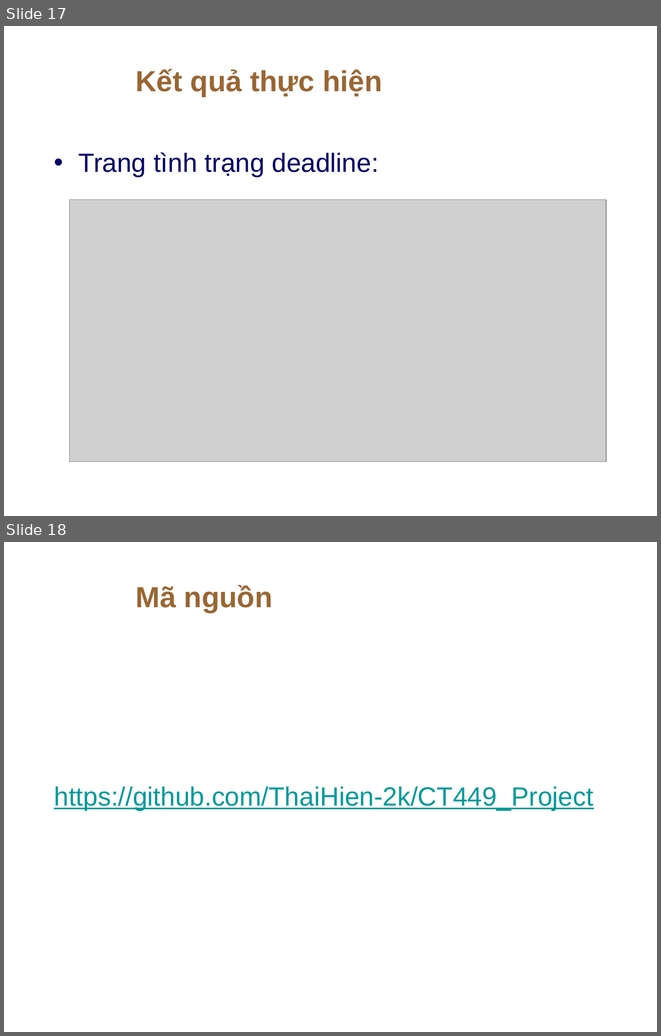
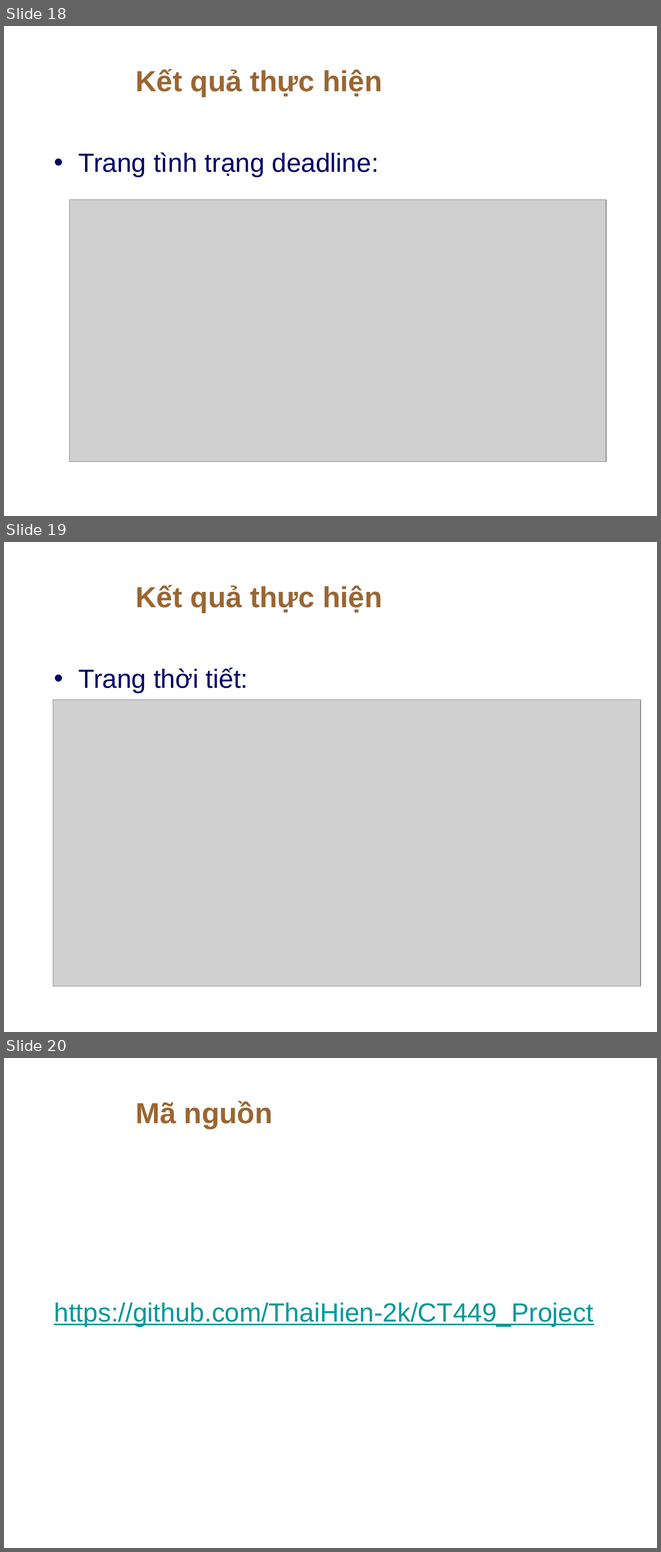
Before and after one commit to ThaiHien-2k/CT449_Project, a slide deck: ProjectCT449_B1900241_PhanThaiHien.pptx. Shown one above the other, each under a label of ours: slides 17 and 18 before the commit, slides 18, 19 and 20 after it. The pictures are 661x1036 and 661x1552 pixels, drawn with LibreOffice and Linux fonts; fonts in the diff are those of the drawing; grey boxes stand for pictures; background and template pictures are left out. Boxes give left, top, right and bottom in pixels: in the first picture for what was removed or moved away, otherwise in the second. Text is boxed around its words. In the diff, an @@ line names an element or a change of style, - is before the commit and + after.

```diff
--- a/ProjectCT449_B1900241_PhanThaiHien.pptx
+++ b/ProjectCT449_B1900241_PhanThaiHien.pptx
@@ slide 19 added at [4,542,657,1032], background picture (left out) @@
@@ title added at [135,585,382,612], 32 pt, text #996633, bold @@
+Kết quả thực hiện
@@ text added at [79,668,248,693], 29 pt, text #000066 @@
+• Trang thời tiết:
@@ picture added at [53,700,641,986] @@
@@ what was slide 17 is now slide 18 @@
@@ what was slide 18 is now slide 20 @@
```
Also in this commit, not shown: 3 slides changed, 1 other slide added, 5 other files.
